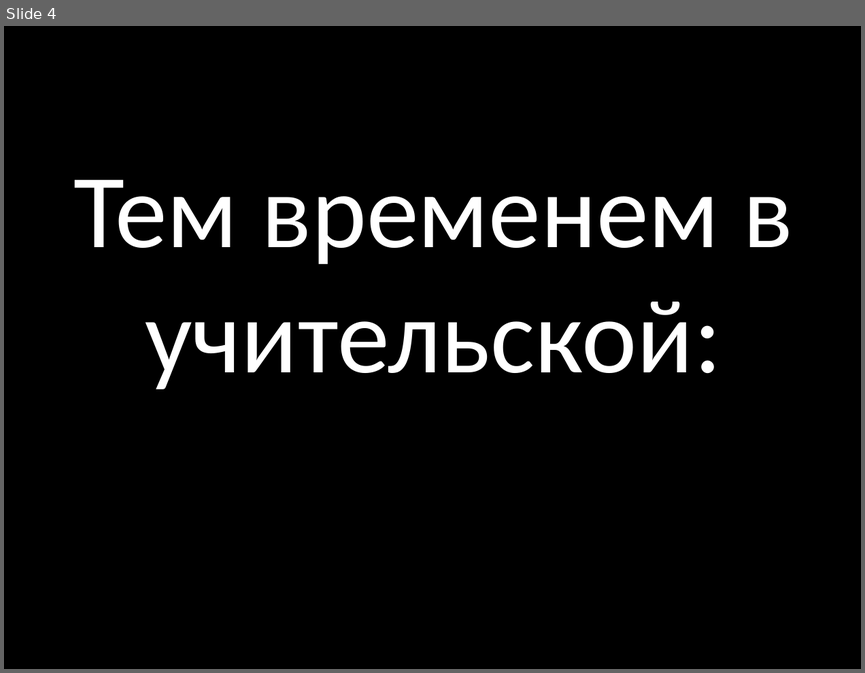
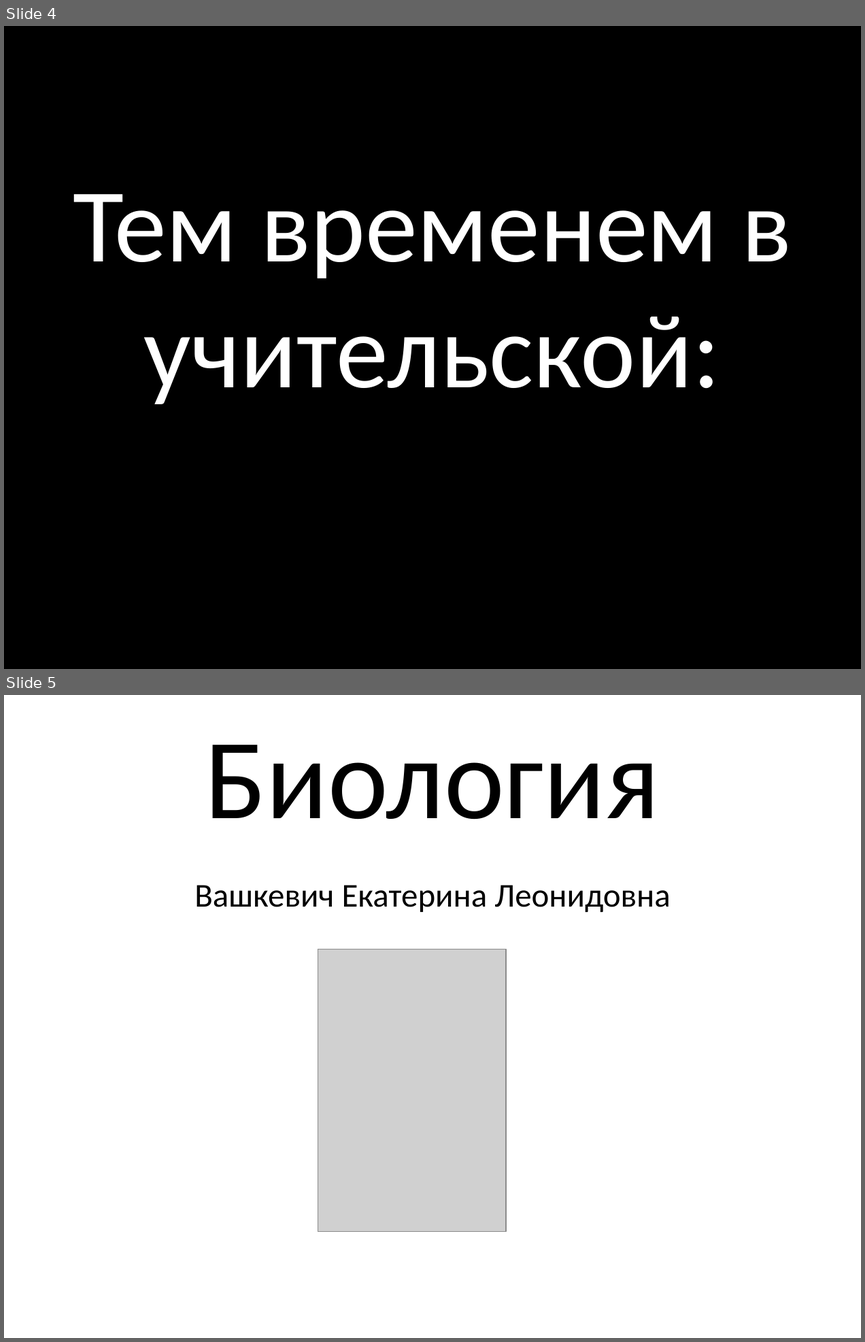
Before and after one commit to peatrovichandrey/kapustnic, a slide deck: kapustnic.pptx. Shown one above the other, each under a label of ours: slide 4 before the commit, slides 4 and 5 after it. The pictures are 865x673 and 865x1342 pixels, drawn with LibreOffice and Linux fonts; fonts in the diff are those of the drawing; grey boxes stand for pictures. Boxes give left, top, right and bottom in pixels: in the first picture for what was removed or moved away, otherwise in the second. Text is boxed around its words. In the diff, an @@ line names an element or a change of style, - is before the commit and + after.

```diff
--- a/kapustnic.pptx
+++ b/kapustnic.pptx
@@ slide 5 added at (4, 695, 861, 1338), background #FFFFFF @@
@@ title added at (205, 745, 660, 819), 96 pt, text #000000 @@
+Биология
@@ text added at (194, 885, 670, 912), 28 pt, text #000000 @@
+Вашкевич Екатерина Леонидовна
@@ picture added at (317, 949, 506, 1232) @@
@@ slide 4 changed as well @@
@@ text "Тем временем в учительской:": place and size @@
-text "Тем временем в учительской:" at (74, 180, 793, 389)
+text "Тем временем в учительской:" at (73, 194, 792, 404)
```
Also in this commit, not shown: 1 other slide changed, 5 other slides added.
